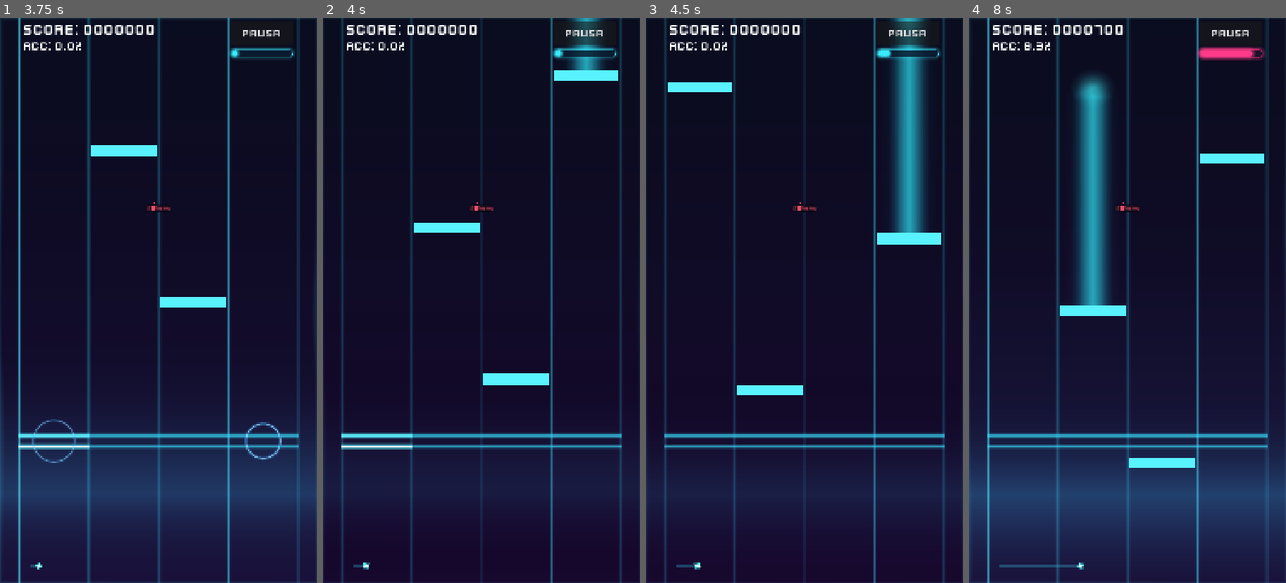
Above: before the commit, frames 1-4 (left to right).
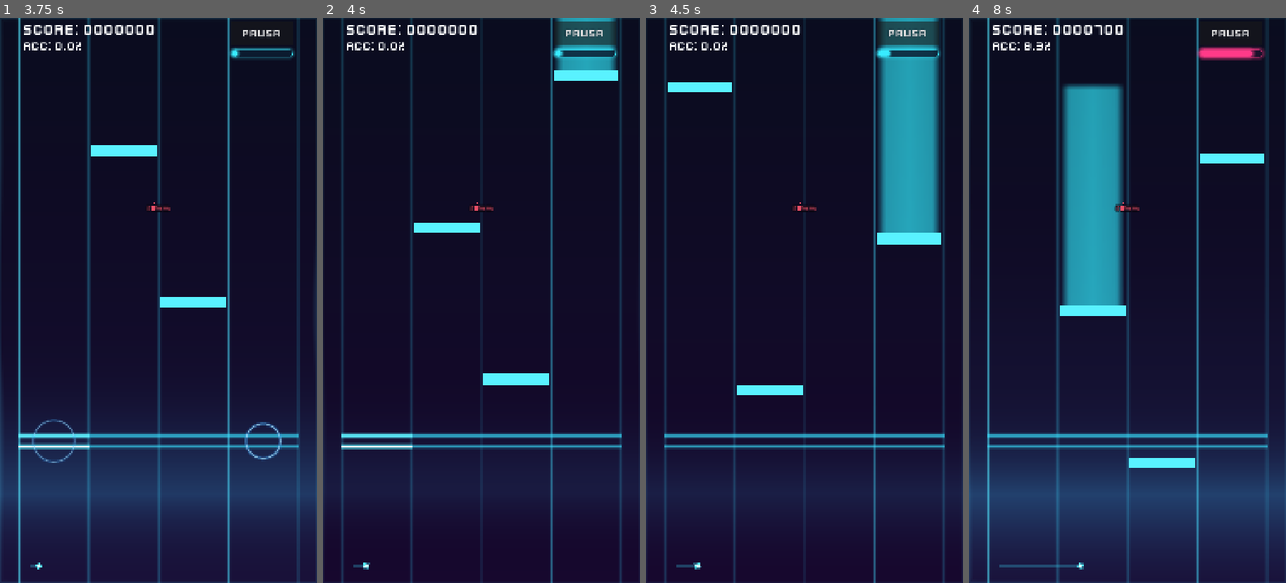
Above: after the commit, the same moments.

Repository: Carrillo524/FeelYourBeats
Game: Godot game, scene res://ui/game_session.tscn
The game is run twice, just before and just after one commit, with the same random seed, the same clock (stepped at 60 frames per second) and the same inputs. This scene is started directly instead of the project's main scene.
Inputs (mouse positions are in pixels of both pictures, inside the frame that each line leads up to):
- Up to frame 1 (3.75 s): click "PAUSA" at 0.5 s; click "REINICIAR" at 1.25 s; tap Enter at 2 s; move the mouse to (228, 272) at 2.02 s; hold D 2.03-2.75 s; tap F at 2.1 s; click (228, 272) at 2.17 s; drag from (95, 328) to (142, 413) at 2.77 s; move the mouse to (190, 176) at 3.52 s; hold D from 3.53 s (still down); tap K at 3.6 s
- Up to frame 2 (4 s): keep holding D
- Up to frame 3 (4.5 s): release D at 4.25 s; drag from (788, 413) to (709, 215) at 4.27 s
- Up to frame 4 (8 s): move the mouse to (1222, 385) at 5.02 s; tap J at 5.1 s; drag from (1032, 215) to (1079, 159) at 5.77 s; move the mouse to (1143, 300) at 6.52 s; tap F at 6.6 s; click (1143, 300) at 6.67 s; drag from (1079, 159) to (1064, 328) at 7.27 s

Frame 1 is identical in both runs. In frame 2, 1.1% of the frame differs, in the area x 73-93%, y 0-10%; in frame 3, 5.8%; in frame 4, 6.6%, in the area x 29-49%, y 10-51%.

Commit message:
tune(vfx): widen Hold trail to match note head width with diffused flat-topped ribbon

Diff:
--- a/gameplay/note_view.gd
+++ b/gameplay/note_view.gd
@@ -3,11 +3,12 @@
 
 const DEFAULT_HEAD_HEIGHT_PX: float = 36.0
 const HORIZONTAL_PADDING_PX: float = 8.0
-const HOLD_OUTER_BEAM_IDLE_RATIO: float = 0.82
-const HOLD_OUTER_BEAM_ACTIVE_RATIO: float = 0.88
-const HOLD_INNER_BEAM_IDLE_RATIO: float = 0.60
-const HOLD_INNER_BEAM_ACTIVE_RATIO: float = 0.66
-const HOLD_TAIL_FADE_MAX_PX: float = 46.0
+const HOLD_OUTER_BEAM_IDLE_RATIO: float = 0.86
+const HOLD_OUTER_BEAM_ACTIVE_RATIO: float = 0.90
+const HOLD_INNER_BEAM_IDLE_RATIO: float = 0.76
+const HOLD_INNER_BEAM_ACTIVE_RATIO: float = 0.76
+const HOLD_TOP_FADE_RATIO: float = 0.06
+const HOLD_TOP_FADE_MAX_PX: float = 24.0
 const HOLD_PULSE_FREQ_RAD: float = 18.0
 
 const MOTION_FEATHER_MIN_MULTIPLIER: int = 3
@@ -74,82 +75,64 @@
 
 	var cx: float = lane_width * 0.5
 	var tail_h: float = _current_tail_height_px
-	var cap_fade_h: float = minf(HOLD_TAIL_FADE_MAX_PX, tail_h * 0.44)
-	var main_top_y: float = -(tail_h - cap_fade_h)
+	var top_fade_h: float = minf(HOLD_TOP_FADE_MAX_PX, maxf(3.0, tail_h * HOLD_TOP_FADE_RATIO))
+	var fade_end_y: float = minf(0.0, -(tail_h - top_fade_h))
 	var tail_top_y: float = -tail_h
 	var pulse: float = _hold_pulse_phase if _is_hold_active else 0.0
 
-	var outer_ratio: float = (
-		HOLD_OUTER_BEAM_ACTIVE_RATIO + (pulse * 0.04)
-		if _is_hold_active
-		else HOLD_OUTER_BEAM_IDLE_RATIO
-	)
-	var outer_w: float = minf(lane_width * 0.92, maxf(8.0, lane_width * outer_ratio))
+	var head_w: float = _compute_note_head_width()
+	var ribbon_w: float = head_w
+	var ribbon_hw: float = ribbon_w * 0.5
+
+	var outer_w: float = minf(lane_width - 4.0, maxf(ribbon_w, lane_width * (HOLD_OUTER_BEAM_ACTIVE_RATIO if _is_hold_active else HOLD_OUTER_BEAM_IDLE_RATIO)))
 	var outer_hw: float = outer_w * 0.5
 	var outer_col: Color = HOLD_OUTER_ACTIVE_COLOR if _is_hold_active else HOLD_OUTER_IDLE_COLOR
-	var outer_alpha: float = clampf(outer_col.a + (pulse * 0.08), 0.0, 0.52)
-
-	var inner_ratio: float = (
-		HOLD_INNER_BEAM_ACTIVE_RATIO + (pulse * 0.04)
-		if _is_hold_active
-		else HOLD_INNER_BEAM_IDLE_RATIO
-	)
-	var inner_w: float = minf(lane_width * 0.74, maxf(6.0, lane_width * inner_ratio))
-	var inner_hw: float = inner_w * 0.5
+	var outer_alpha: float = clampf(outer_col.a + (pulse * 0.08), 0.0, 0.48)
+
 	var inner_col: Color = HOLD_INNER_ACTIVE_COLOR if _is_hold_active else HOLD_INNER_IDLE_COLOR
-	var inner_alpha: float = clampf(inner_col.a + (pulse * 0.10), 0.0, 0.88)
-
-	# 1. Wide diffused outer neon veil (zero hard vertical edges)
-	_draw_diffused_beam_body(cx, outer_hw, main_top_y, tail_top_y, outer_col, outer_alpha)
-
-	# 2. Smooth luminous cyan-turquoise inner energy beam (no solid white stripe)
-	_draw_diffused_beam_body(cx, inner_hw, main_top_y, tail_top_y, inner_col, inner_alpha)
-
-	# 3. Soft radial end cap at tail end so it dissolves smoothly instead of ending in a flat block
-	if _shared_hold_tail_cap_texture != null:
-		var cap_col: Color = HOLD_CAP_ACTIVE_COLOR if _is_hold_active else HOLD_CAP_IDLE_COLOR
-		var cap_rx: float = inner_hw * 1.12
-		var cap_ry: float = maxf(10.0, minf(cap_rx * 0.85, tail_h * 0.55))
-		var cap_cy: float = tail_top_y + (cap_fade_h * 0.38)
-		var cap_rect: Rect2 = Rect2(cx - cap_rx, cap_cy - cap_ry, cap_rx * 2.0, cap_ry * 2.0)
-		var cap_tint: Color = Color(cap_col.r, cap_col.g, cap_col.b, clampf(cap_col.a + (pulse * 0.10), 0.0, 0.85))
-		draw_texture_rect(_shared_hold_tail_cap_texture, cap_rect, false, cap_tint)
+	var inner_alpha: float = clampf(inner_col.a + (pulse * 0.12), 0.0, 0.88)
+
+	# 1. Soft diffused outer neon veil (flat-topped rectangular ribbon, never touches lane dividers)
+	_draw_diffused_beam_body(cx, outer_hw, fade_end_y, tail_top_y, outer_col, outer_alpha)
+
+	# 2. Wide luminous flat-topped ribbon matching exact note head width (broad plateau horizontal gradient)
+	_draw_diffused_beam_body(cx, ribbon_hw, fade_end_y, tail_top_y, inner_col, inner_alpha)
 
 
 func _draw_diffused_beam_body(
 	p_cx: float,
 	p_hw: float,
-	p_main_top_y: float,
+	p_fade_end_y: float,
 	p_tail_top_y: float,
 	p_color: Color,
 	p_alpha: float
 ) -> void:
-	var c_solid: Color = Color(p_color.r, p_color.g, p_color.b, p_alpha)
+	var c_bottom: Color = Color(p_color.r, p_color.g, p_color.b, p_alpha)
+	var c_upper_body: Color = Color(p_color.r, p_color.g, p_color.b, p_alpha * 0.95)
 	var c_zero: Color = Color(p_color.r, p_color.g, p_color.b, 0.0)
 
-	# Main continuous body segment (from y = 0 up to p_main_top_y)
-	if p_main_top_y < -0.5:
-		_quad_pts_buf[0] = Vector2(p_cx - p_hw, p_main_top_y)
-		_quad_pts_buf[1] = Vector2(p_cx + p_hw, p_main_top_y)
+	# Main continuous rectangular ribbon body (from y = 0 up to p_fade_end_y, alpha 1.0 -> 0.95)
+	if p_fade_end_y < -0.25:
+		_quad_pts_buf[0] = Vector2(p_cx - p_hw, p_fade_end_y)
+		_quad_pts_buf[1] = Vector2(p_cx + p_hw, p_fade_end_y)
 		_quad_pts_buf[2] = Vector2(p_cx + p_hw, 0.0)
 		_quad_pts_buf[3] = Vector2(p_cx - p_hw, 0.0)
-		_quad_cols_buf[0] = c_solid
-		_quad_cols_buf[1] = c_solid
-		_quad_cols_buf[2] = c_solid
-		_quad_cols_buf[3] = c_solid
+		_quad_cols_buf[0] = c_upper_body
+		_quad_cols_buf[1] = c_upper_body
+		_quad_cols_buf[2] = c_bottom
+		_quad_cols_buf[3] = c_bottom
 		draw_polygon(_quad_pts_buf, _quad_cols_buf, _quad_uvs_buf, _shared_hold_beam_texture)
 
-	# Top smooth fade-out taper (from p_main_top_y up to p_tail_top_y)
-	if p_tail_top_y < p_main_top_y - 0.25:
-		var taper_hw: float = p_hw * 0.78
-		_quad_pts_buf[0] = Vector2(p_cx - taper_hw, p_tail_top_y)
-		_quad_pts_buf[1] = Vector2(p_cx + taper_hw, p_tail_top_y)
-		_quad_pts_buf[2] = Vector2(p_cx + p_hw, p_main_top_y)
-		_quad_pts_buf[3] = Vector2(p_cx - p_hw, p_main_top_y)
+	# Short flat-topped vertical fade at the top edge (0.00 -> alpha 0.0, 0.06 -> alpha 0.95, square width)
+	if p_tail_top_y < p_fade_end_y - 0.15:
+		_quad_pts_buf[0] = Vector2(p_cx - p_hw, p_tail_top_y)
+		_quad_pts_buf[1] = Vector2(p_cx + p_hw, p_tail_top_y)
+		_quad_pts_buf[2] = Vector2(p_cx + p_hw, p_fade_end_y)
+		_quad_pts_buf[3] = Vector2(p_cx - p_hw, p_fade_end_y)
 		_quad_cols_buf[0] = c_zero
 		_quad_cols_buf[1] = c_zero
-		_quad_cols_buf[2] = c_solid
-		_quad_cols_buf[3] = c_solid
+		_quad_cols_buf[2] = c_upper_body
+		_quad_cols_buf[3] = c_upper_body
 		draw_polygon(_quad_pts_buf, _quad_cols_buf, _quad_uvs_buf, _shared_hold_beam_texture)
 
 
@@ -241,6 +224,20 @@
 	return _current_inner_beam_width_px
 
 
+func get_note_head_width_px() -> float:
+	if _head_rect != null and _head_rect.size.x > 0.0:
+		return _head_rect.size.x
+	return _compute_note_head_width()
+
+
+static func uses_flat_top_hold_ribbon() -> bool:
+	return true
+
+
+func _compute_note_head_width() -> float:
+	return maxf(4.0, lane_width - (HORIZONTAL_PADDING_PX * 2.0))
+
+
 func is_hold_glow_visible() -> bool:
 	return _is_hold_visible and _current_tail_height_px > 0.5
 
@@ -272,15 +269,14 @@
 
 static func _ensure_shared_textures() -> void:
 	if _shared_hold_beam_texture == null:
+		# Broad horizontal plateau gradient (soft lateral blur without hard edges)
 		var beam_grad: Gradient = Gradient.new()
-		beam_grad.offsets = PackedFloat32Array([0.0, 0.16, 0.34, 0.50, 0.66, 0.84, 1.0])
+		beam_grad.offsets = PackedFloat32Array([0.0, 0.14, 0.50, 0.86, 1.0])
 		beam_grad.colors = PackedColorArray([
 			Color(1.0, 1.0, 1.0, 0.0),
-			Color(1.0, 1.0, 1.0, 0.14),
-			Color(1.0, 1.0, 1.0, 0.62),
+			Color(1.0, 1.0, 1.0, 0.88),
 			Color(1.0, 1.0, 1.0, 1.0),
-			Color(1.0, 1.0, 1.0, 0.62),
-			Color(1.0, 1.0, 1.0, 0.14),
+			Color(1.0, 1.0, 1.0, 0.88),
 			Color(1.0, 1.0, 1.0, 0.0),
 		])
 		var beam_tex: GradientTexture2D = GradientTexture2D.new()
@@ -389,16 +385,12 @@
 	_is_hold_active = p_is_holding and _is_hold_visible
 	_hold_pulse_phase = clampf(p_pulse_phase, 0.0, 1.0)
 
+	var head_w: float = _compute_note_head_width()
 	var outer_ratio: float = (
-		HOLD_OUTER_BEAM_ACTIVE_RATIO + (_hold_pulse_phase * 0.04)
+		HOLD_OUTER_BEAM_ACTIVE_RATIO
 		if _is_hold_active
 		else HOLD_OUTER_BEAM_IDLE_RATIO
 	)
-	var inner_ratio: float = (
-		HOLD_INNER_BEAM_ACTIVE_RATIO + (_hold_pulse_phase * 0.04)
-		if _is_hold_active
-		else HOLD_INNER_BEAM_IDLE_RATIO
-	)
-	_current_inner_beam_width_px = minf(lane_width * 0.74, maxf(6.0, lane_width * inner_ratio))
-	_current_outer_glow_width_px = minf(lane_width * 0.92, maxf(8.0, lane_width * outer_ratio))
+	_current_inner_beam_width_px = head_w
+	_current_outer_glow_width_px = minf(lane_width - 4.0, maxf(head_w, lane_width * outer_ratio))
 	queue_redraw()
